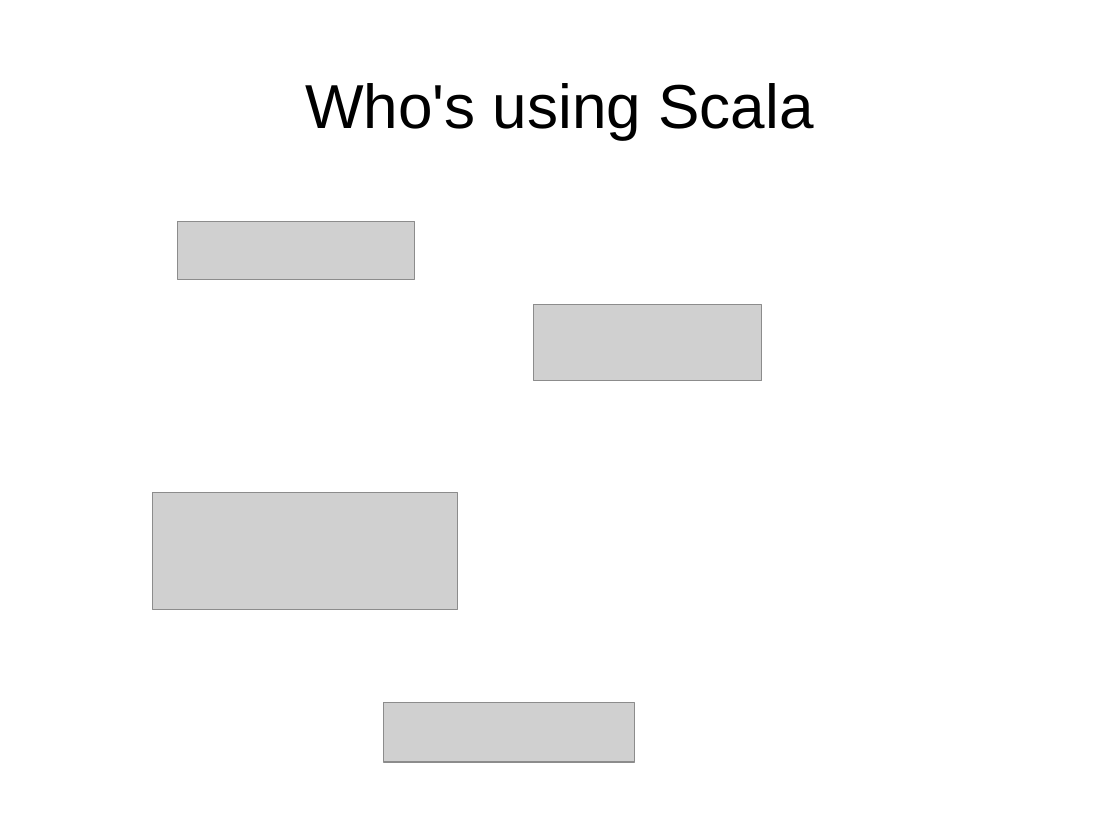
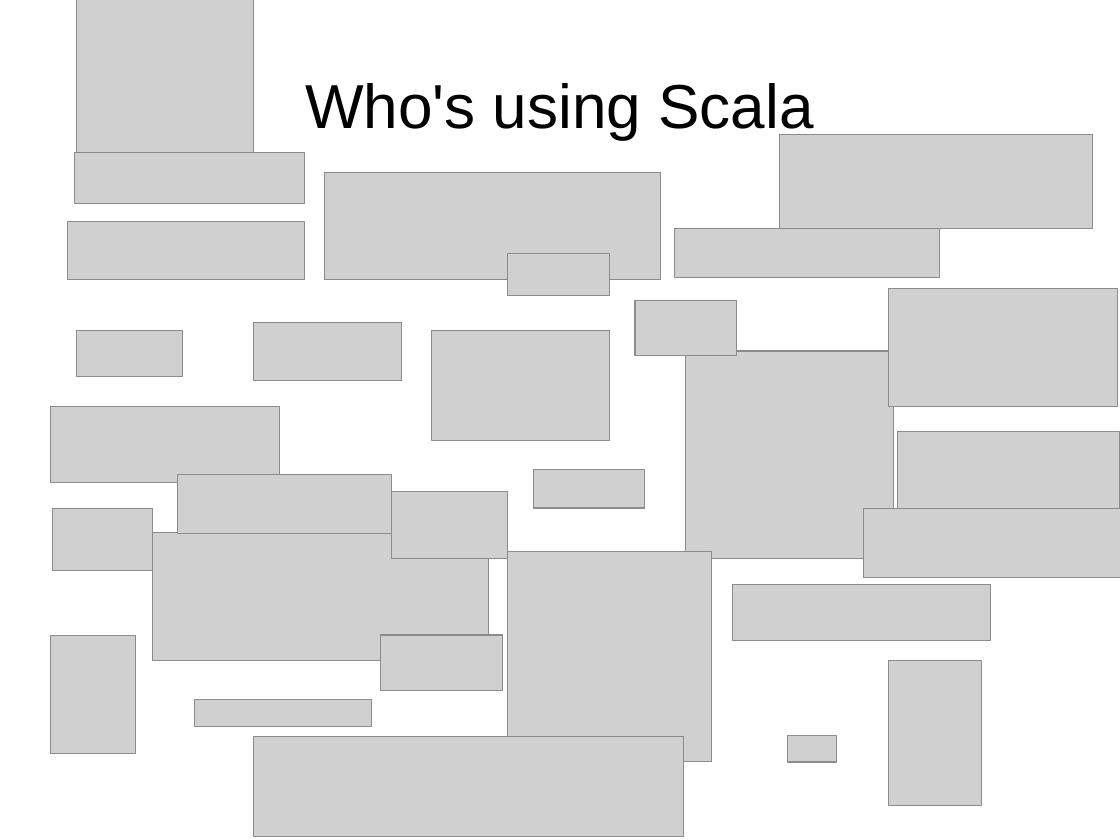
Before and after one commit to kaesler/ScalaTalk, a slide deck: slide 45 of my_slides/ScalaTalk.odp. Drawn at 1120x840 pixels with LibreOffice and Linux fonts; fonts in the diff are those of the drawing; grey boxes stand for pictures; background and template pictures are left out. Boxes give left, top, right and bottom in pixels: in the first picture for what was removed or moved away, otherwise in the second. Text is boxed around its words. In the diff, an @@ line names an element or a change of style, - is before the commit and + after.

```diff
--- a/my_slides/ScalaTalk.odp
+++ b/my_slides/ScalaTalk.odp
@@ picture added at bbox=[76, 0, 253, 152] @@
@@ picture added at bbox=[780, 134, 1093, 229] @@
@@ picture added at bbox=[75, 152, 305, 203] @@
@@ picture added at bbox=[324, 173, 661, 279] @@
@@ picture: place and size @@
-picture at bbox=[178, 222, 415, 279]
+picture at bbox=[68, 222, 305, 279]
@@ picture: place and size @@
-picture at bbox=[383, 703, 635, 762]
+picture at bbox=[675, 229, 940, 277]
@@ picture added at bbox=[508, 254, 610, 296] @@
@@ picture added at bbox=[889, 289, 1118, 407] @@
@@ picture added at bbox=[254, 323, 401, 381] @@
@@ picture added at bbox=[635, 301, 737, 356] @@
@@ picture added at bbox=[76, 330, 182, 376] @@
@@ picture added at bbox=[432, 330, 610, 441] @@
@@ picture: place and size @@
-picture at bbox=[152, 493, 457, 610]
+picture at bbox=[686, 352, 893, 559]
@@ picture: place and size @@
-picture at bbox=[534, 305, 762, 381]
+picture at bbox=[51, 407, 279, 483]
@@ picture added at bbox=[897, 432, 1120, 516] @@
@@ picture added at bbox=[178, 475, 391, 534] @@
@@ picture added at bbox=[534, 470, 644, 508] @@
@@ picture added at bbox=[53, 508, 152, 571] @@
@@ picture added at bbox=[392, 492, 508, 559] @@
@@ picture added at bbox=[864, 508, 1120, 577] @@
@@ picture added at bbox=[152, 533, 489, 661] @@
@@ picture added at bbox=[508, 552, 712, 762] @@
@@ picture added at bbox=[733, 584, 991, 640] @@
@@ picture added at bbox=[51, 635, 136, 753] @@
@@ picture added at bbox=[381, 635, 503, 690] @@
@@ picture added at bbox=[889, 661, 982, 806] @@
@@ picture added at bbox=[194, 699, 371, 727] @@
@@ picture added at bbox=[254, 737, 684, 836] @@
@@ picture added at bbox=[788, 736, 836, 762] @@
```
Also in this commit, not shown: 9 other slides changed, 5 slides added, 1 slide removed.
